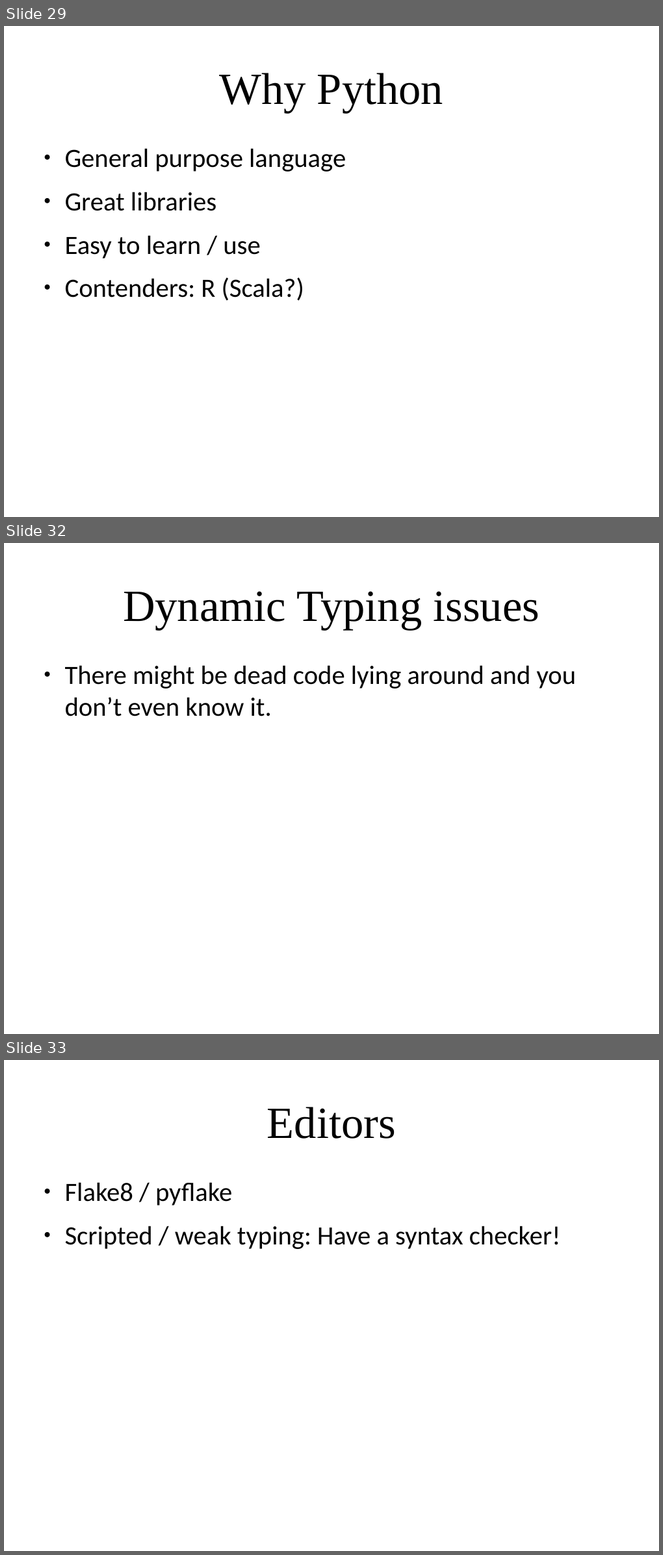
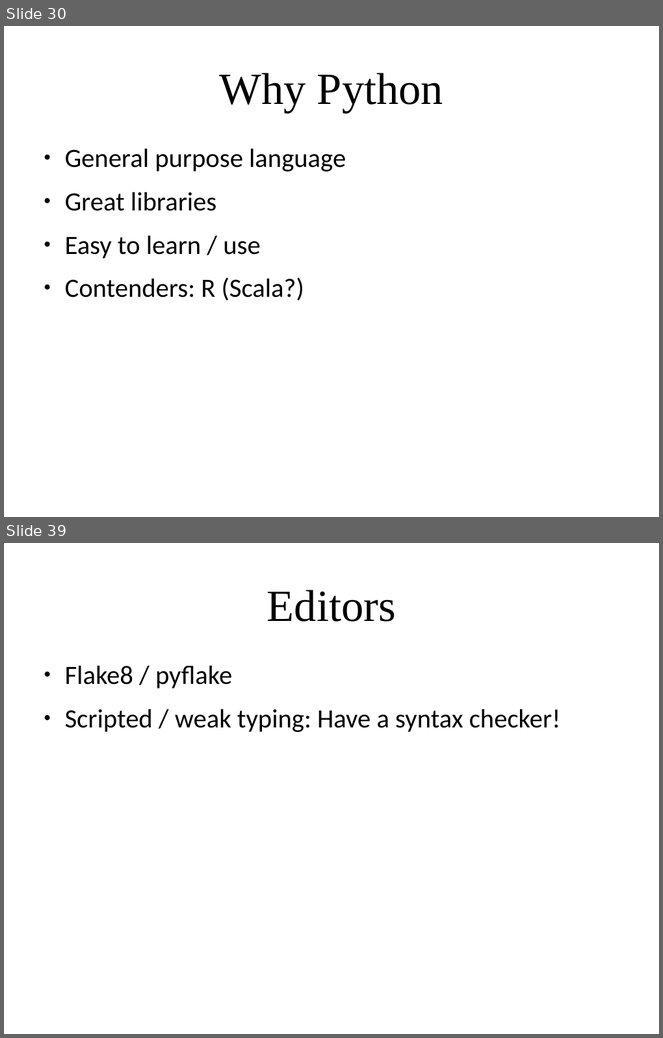
Before and after one commit to amueller/applied_ml_spring_2017, a slide deck: slides/aml-02-012317.odp. Shown one above the other, each under a label of ours: slides 29, 32 and 33 before the commit, slides 30 and 39 after it; the slides between them are not shown. The pictures are 663x1555 and 663x1038 pixels, drawn with LibreOffice and Linux fonts; fonts in the diff are those of the drawing. Boxes give left, top, right and bottom in pixels: in the first picture for what was removed or moved away, otherwise in the second. Text is boxed around its words. In the diff, an @@ line names an element or a change of style, - is before the commit and + after.

```diff
--- a/slides/aml-02-012317.odp
+++ b/slides/aml-02-012317.odp
@@ slide 32 removed at <box>4,543,659,1034</box>, background #FFFFFF @@
@@ title removed at <box>123,591,540,630</box> @@
-Dynamic Typing issues
@@ text removed at <box>65,665,577,717</box> @@
-● There might be dead code lying around and you don’t even know it.
@@ what was slide 29 is now slide 30 @@
@@ what was slide 33 is now slide 39 @@
```
Also in this commit, not shown: 4 slides changed, 6 slides added.
